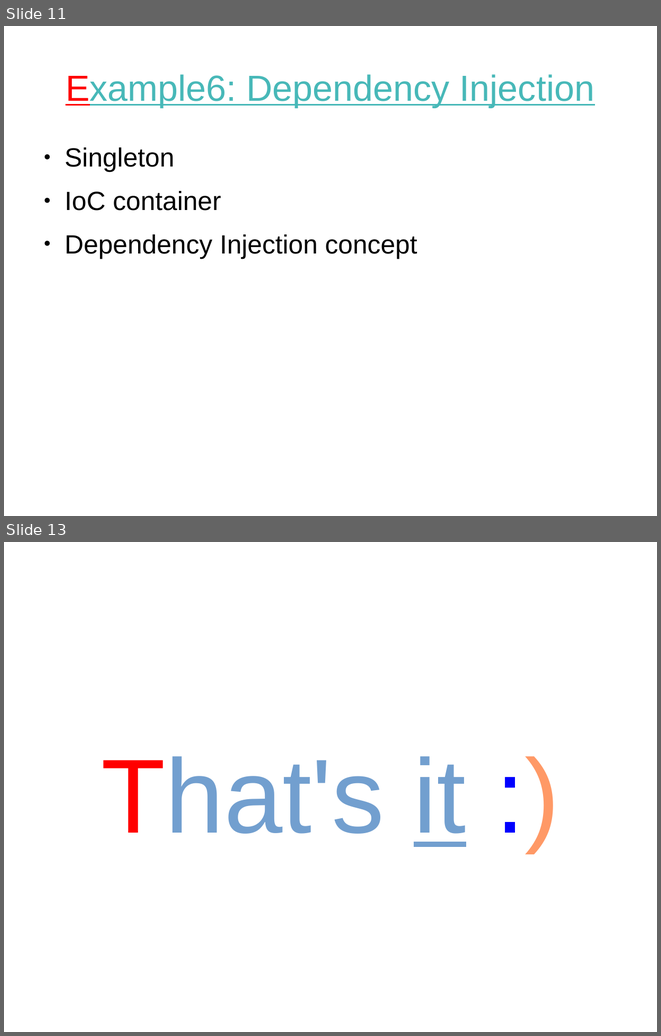
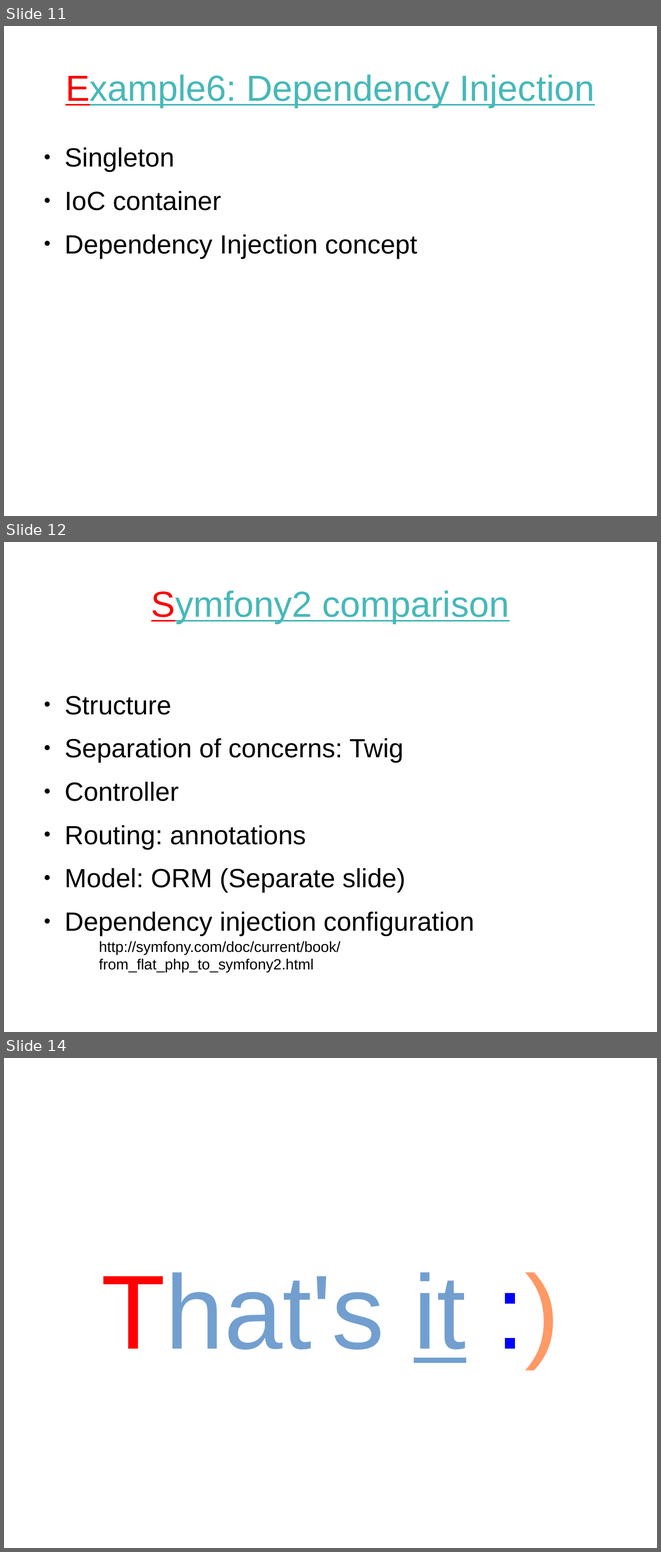
Before and after one commit to tautvilas/frameworks-lecture, a slide deck: doc/presentation.odp. Shown one above the other, each under a label of ours: slides 11 and 13 before the commit, slides 11, 12 and 14 after it; the slides between them are not shown. The pictures are 661x1036 and 661x1552 pixels, drawn with LibreOffice and Linux fonts; fonts in the diff are those of the drawing. Boxes give left, top, right and bottom in pixels: in the first picture for what was removed or moved away, otherwise in the second. Text is boxed around its words. In the diff, an @@ line names an element or a change of style, - is before the commit and + after.

```diff
--- a/doc/presentation.odp
+++ b/doc/presentation.odp
@@ slide 12 added at box(4, 542, 657, 1032), background #FFFFFF @@
@@ title added at box(151, 590, 509, 623), 44 pt, text #47B8B8, underline @@
+Symfony2 comparison
@@ text added at box(64, 696, 474, 935), 32 pt, text #000000 @@
+● Structure
+● Separation of concerns: Twig
+● Controller
+● Routing: annotations
+● Model: ORM (Separate slide)
+● Dependency injection configuration
@@ text added at box(99, 941, 341, 972), 18 pt, text #000000 @@
+http://symfony.com/doc/current/book/from_flat_php_to_symfony2.html
@@ what was slide 13 is now slide 14 @@
```
Also in this commit, not shown: 5 slides changed, 2 other slides added, 2 slides removed, 3 other files.
